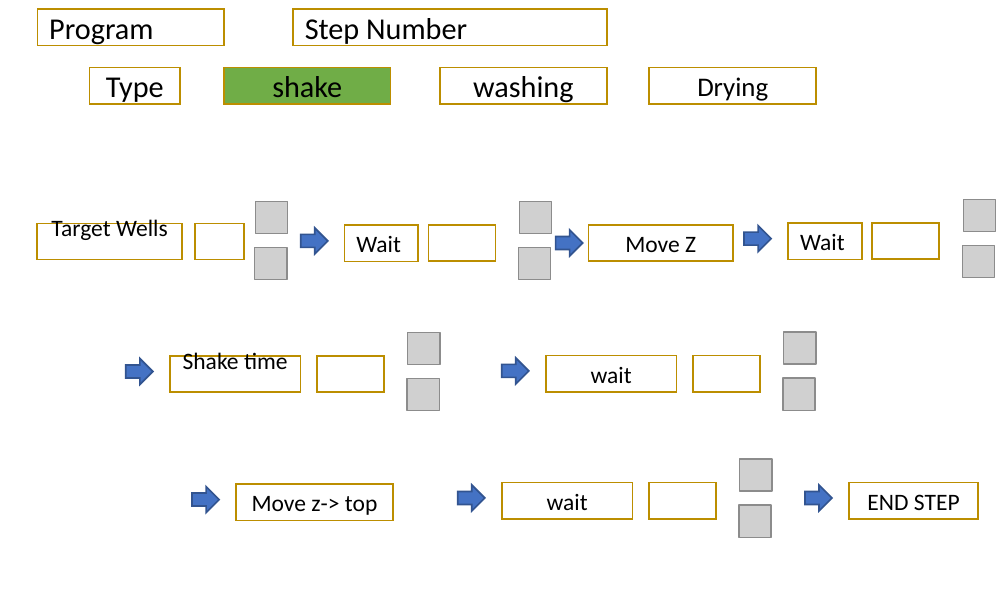
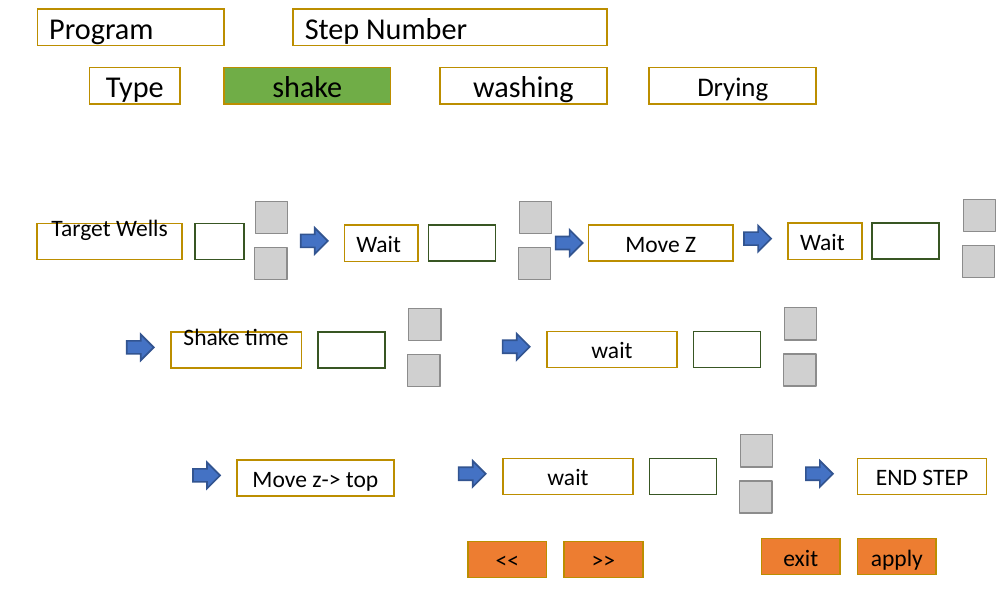
Before and after one commit to Pekarate/00.Well_washing, a slide deck: slide 3 of HMI/GUI.pptx. Drawn at 1008x605 pixels with LibreOffice and Linux fonts; fonts in the diff are those of the drawing; grey boxes stand for pictures. Boxes give left, top, right and bottom in pixels: in the first picture for what was removed or moved away, otherwise in the second. Text is boxed around its words. In the diff, an @@ line names an element or a change of style, - is before the commit and + after.

```diff
--- a/HMI/GUI.pptx
+++ b/HMI/GUI.pptx
@@ 7 rectangles, 6 pictures, 5 right arrows: place and size @@
-7 rectangles, 6 pictures, 5 right arrows at box(126, 332, 833, 537)
+7 rectangles, 6 pictures, 5 right arrows at box(127, 307, 833, 514)
@@ outline #BD8E00 1 pt to #385723 1 pt in 6 elements at box(195, 224, 244, 260), box(428, 225, 495, 261), box(872, 223, 939, 259), box(693, 332, 760, 368), box(318, 332, 385, 368), box(650, 459, 716, 495) @@
@@ rectangle "END STEP": place and size @@
-rectangle "END STEP" at box(849, 483, 979, 519)
+rectangle "END STEP" at box(858, 459, 987, 495)
@@ rectangle added at box(762, 538, 841, 575), fill #ED7D31, outline #BD8E00 1 pt, 14 pt, text #000000 @@
+exit
@@ rectangle added at box(858, 538, 937, 575), fill #ED7D31, outline #BD8E00 1 pt, 14 pt, text #000000 @@
+apply
@@ rectangle added at box(468, 541, 547, 577), fill #ED7D31, outline #BD8E00 1 pt, 14 pt, text #000000 @@
+<<
@@ rectangle added at box(564, 541, 643, 577), fill #ED7D31, outline #BD8E00 1 pt, 14 pt, text #000000 @@
+>>
```
Also in this commit, not shown: 2 other slides changed, 4 other files.
